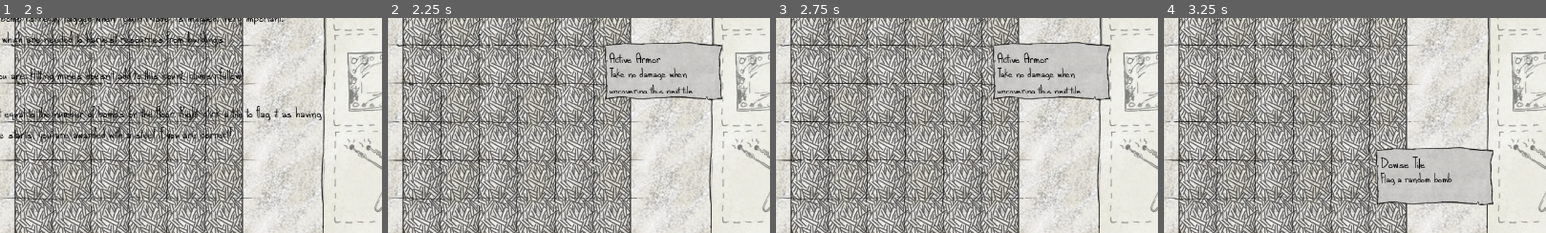
Above: before the commit, frames 1-4 (left to right).
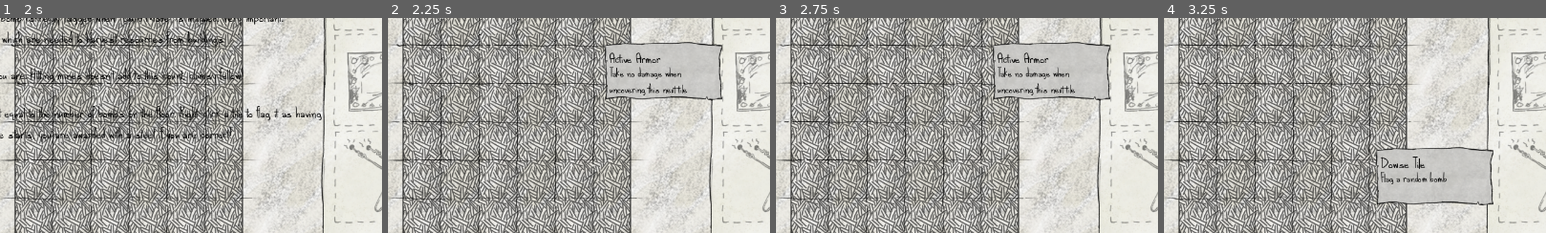
Above: after the commit, the same moments.

Repository: e-lain/MinesweeperDwarves
Game: Godot game, scene res://Title.tscn
Two runs of this game, one before a commit and one after it. Both use one fixed random seed, a clock stepped at 60 frames per second and the inputs below.
Inputs (mouse positions are % of the whole screen's width and height, from its top left):
- Up to frame 1 (2 s): click "START" at 0.5 s; tap H at 1.25 s; move the mouse to (79, 18) at 1.27 s; press the mouse at (79, 18) at 1.28 s
- Up to frame 2 (2.25 s): tap H at 2 s; move the mouse to (79, 40) at 2.02 s; release the mouse at (79, 40) at 2.03 s; right-click (79, 40) at 2.1 s; click (79, 40) at 2.17 s
- Up to frame 3 (2.75 s): no input
- Up to frame 4 (3.25 s): tap H at 2.75, 2.85 s; move the mouse to (79, 63) at 2.77 s; click (79, 63) at 2.92 s
The pictures show only the part of the screen within x 29-79%, y 26-76%; the shares and areas given below are measured in that part.

Frame 1 is identical in both runs. In frame 2, 0.7% of the frame differs, in the area x 58-80%, y 22-36%; in frame 3, 0.7%; in frame 4, 0.3%.

Commit message:
Collection UI Effect and sfx and fix popup problems

Diff:
--- a/Buildings/BaseBuilding.gd
+++ b/Buildings/BaseBuilding.gd
@@ -4,6 +4,8 @@
 @export var type: BuildingData.Type
 @onready var sprite: Sprite2D = $Sprite2D
 var building_placement_material: ShaderMaterial = preload("res://Shaders/InvalidBuildingPlacement.tres")
+
+const collection_prefab: PackedScene = preload("res://UI/collection_effect.tscn")
 
 
 const TILE_SIZE = 64
@@ -57,3 +59,9 @@
 			get_parent().placing = false
 			get_parent().get_parent().help_text_is_overriden = false
 			queue_free()
+
+func play_collection_animation(lifespan_seconds: float, icon_path: String):
+	var instance = collection_prefab.instantiate()
+	add_child(instance)
+	instance.init(type, lifespan_seconds, icon_path)
+	instance.global_position = global_position + (Vector2(TILE_SIZE, TILE_SIZE) * size / 2.0) + Vector2(0, -16)
--- a/Main.gd
+++ b/Main.gd
@@ -74,6 +74,8 @@
 	b.mine_animation_complete.connect(on_mine_animation_complete)
 	b.wonder_placed.connect(on_wonder_placed)
 	b.workshop_placed.connect(on_workshop_placed)
+	b.on_building_collection_complete.connect(on_building_collection_complete)
+	b.on_minesweeper_collection_complete.connect(on_minesweeper_collection_complete)
 	boards.push_back(b)
 
 # Called when the node enters the scene tree for the first time.
@@ -197,8 +199,6 @@
 
 func _on_next_floor_btn_pressed():
 	get_current_board().collect_resources()
-	# TODO: animate this
-	on_resource_collection_complete()
 
 func on_resource_collection_complete():
 	next_level()
@@ -250,3 +250,9 @@
 
 func _on_end_level_btn_mouse_exited():
 	help_text_is_overriden = false
+
+func on_building_collection_complete():
+	on_resource_collection_complete()
+
+func on_minesweeper_collection_complete():
+	on_resource_collection_complete()
--- a/Main.tscn
+++ b/Main.tscn
@@ -505,10 +505,10 @@
 rotation = -0.0227148
 
 [node name="PopulationBox" parent="CanvasLayer/MineHitPopup" index="2"]
-offset_left = 74.7352
-offset_top = 62.1503
-offset_right = 110.735
-offset_bottom = 84.1503
+offset_left = 74.4726
+offset_top = 73.7105
+offset_right = 125.473
+offset_bottom = 108.71
 
 [node name="HelpOverlayBuild" type="Control" parent="CanvasLayer"]
 visible = false
--- a/Sound/sound_manager.gd
+++ b/Sound/sound_manager.gd
@@ -12,6 +12,8 @@
 @export var crane_sounds: Array[AudioStream]
 @export var armor_sounds: Array[AudioStream]
 @export var dowse_sounds: Array[AudioStream]
+
+@export var collection_sounds: Array[AudioStream]
 
 
 @onready var sfx_player = $SFXPlayer
@@ -53,3 +55,6 @@
 
 func play_dowse():
 	play_sound(dowse_sounds.pick_random())
+
+func play_collection():
+	play_sound(collection_sounds.pick_random())
--- a/Sound/sound_manager.tscn
+++ b/Sound/sound_manager.tscn
@@ -24,6 +24,7 @@
 [ext_resource type="AudioStream" uid="uid://cda1lqiy5lexo" path="res://Sound/Blacksmith 1_3.wav" id="18_a61du"]
 [ext_resource type="AudioStream" uid="uid://bfhofi4dgsd7w" path="res://Sound/Harp_hit_1.wav" id="22_dj5af"]
 [ext_resource type="AudioStream" uid="uid://d04iwwpld6nun" path="res://Sound/Harp_hit_2.wav" id="23_1nlk5"]
+[ext_resource type="AudioStream" uid="uid://dgphkqyc88vy1" path="res://Sound/Rock Debris/Rock Debris Small 01.wav" id="24_h2xa6"]
 
 [node name="SoundManager" type="Node"]
 process_mode = 3
@@ -38,6 +39,7 @@
 crane_sounds = Array[AudioStream]([ExtResource("12_r3po4"), ExtResource("13_4miv5")])
 armor_sounds = Array[AudioStream]([ExtResource("14_bhybm"), ExtResource("17_1qpwp"), ExtResource("18_a61du"), ExtResource("15_80aeb")])
 dowse_sounds = Array[AudioStream]([ExtResource("22_dj5af"), ExtResource("23_1nlk5")])
+collection_sounds = Array[AudioStream]([ExtResource("24_h2xa6")])
 
 [node name="BGMPlayer" type="AudioStreamPlayer" parent="."]
 stream = ExtResource("2_vv6po")
--- /dev/null
+++ b/UI/CollectionEffect.gd
@@ -0,0 +1,35 @@
+extends Control
+
+
+@onready var image = $TextureRect
+@onready var outline = $TextureRect2
+@onready var label = $Label
+
+var lifespan_seconds:= 1.0
+@export var speed = 5.0
+
+var start_time
+
+func _ready():
+	start_time = Time.get_ticks_msec()
+
+func init(type: BuildingData.Type, lifespan: float, icon_path: String):
+	lifespan_seconds = lifespan
+	var data = BuildingData.data[type]
+	var img = load(icon_path)
+	image.texture = img
+	outline.texture = img
+	if data["stone_cost"] < 0:
+		label.text = "+" + str(-data["stone_cost"])
+	if data["steel_cost"] < 0:
+		label.text = "+" + str(-data["steel_cost"])
+	if data["population_cost"] < 0:
+		label.text = "+" + str(-data["population_cost"])
+
+func _process(delta):
+	var t = (Time.get_ticks_msec() - start_time) / (lifespan_seconds * 1000.0)
+	global_position.y -= delta * speed
+	modulate.a = 1 - t
+
+	if t >= 1:
+		queue_free()
--- /dev/null
+++ b/UI/collection_effect.tscn
@@ -0,0 +1,40 @@
+[gd_scene load_steps=4 format=3 uid="uid://bqsniqcpm3p3g"]
+
+[ext_resource type="Script" path="res://UI/CollectionEffect.gd" id="1_1s7na"]
+[ext_resource type="Theme" uid="uid://b6iv3a38m6uhb" path="res://UI.tres" id="2_0i7kr"]
+[ext_resource type="Texture2D" uid="uid://du5p0tvlhojks" path="res://Assets/UI/PopIcon.png" id="3_tbs5j"]
+
+[node name="CollectionEffect" type="Control"]
+layout_mode = 3
+anchors_preset = 0
+script = ExtResource("1_1s7na")
+speed = 60.0
+
+[node name="Label" type="Label" parent="."]
+layout_mode = 0
+offset_left = -31.0
+offset_top = -20.0
+offset_right = 9.0
+offset_bottom = 19.0
+theme = ExtResource("2_0i7kr")
+theme_override_colors/font_color = Color(0, 0, 0, 1)
+theme_override_colors/font_shadow_color = Color(1, 1, 1, 1)
+theme_override_font_sizes/font_size = 36
+text = "+5"
+
+[node name="TextureRect2" type="TextureRect" parent="."]
+layout_mode = 0
+offset_left = -19.0
+offset_top = -35.0
+offset_right = 43.0
+offset_bottom = 27.0
+texture = ExtResource("3_tbs5j")
+
+[node name="TextureRect" type="TextureRect" parent="."]
+modulate = Color(0, 0, 0, 1)
+layout_mode = 0
+offset_left = -17.0
+offset_top = -33.0
+offset_right = 40.0
+offset_bottom = 24.0
+texture = ExtResource("3_tbs5j")
--- a/UI/popup.tscn
+++ b/UI/popup.tscn
@@ -9,7 +9,7 @@
 
 [node name="Popup" type="NinePatchRect"]
 offset_right = 200.0
-offset_bottom = 100.0
+offset_bottom = 107.0
 theme = ExtResource("1_u8v58")
 texture = ExtResource("1_ohmxe")
 patch_margin_left = 7
@@ -36,16 +36,16 @@
 offset_left = 10.0
 offset_top = 40.0
 offset_right = 188.0
-offset_bottom = 88.0
-theme_override_font_sizes/normal_font_size = 28
+offset_bottom = 97.0
+theme_override_font_sizes/normal_font_size = 26
 text = "Grants 3 Population"
 scroll_active = false
 
 [node name="Costs" type="HBoxContainer" parent="."]
 layout_mode = 0
-offset_left = 60.0
+offset_left = 46.0
 offset_top = 65.0
-offset_right = 192.0
+offset_right = 193.0
 offset_bottom = 105.0
 theme_override_constants/separation = 6
 alignment = 2
--- a/board.gd
+++ b/board.gd
@@ -1,9 +1,13 @@
 extends Node2D
 class_name Board
 
+signal on_minesweeper_collection_complete
+signal on_building_collection_complete
 signal mine_animation_complete
 signal wonder_placed
 signal workshop_placed
+
+@export var collection_lifespan_seconds: float = 1.5
 
 @export var grid_line_prefab: PackedScene = preload("res://Prefabs/GridLine.tscn")
 @onready var tilemap: TileMap = $TileMap
@@ -246,6 +250,8 @@
 				if tile.has_building and !tiles_to_collect_from.has(tile.building_id):
 					tiles_to_collect_from[tile.building_id] = tile
 
+
+	var collected_resources = false
 	for tile_id in tiles_to_collect_from.keys():
 		var adjacent_type = buildings_by_id[tile_id].type
 		var data = BuildingData.data[adjacent_type]
@@ -257,13 +263,29 @@
 		# TODO - animate this
 		if stone_cost < 0: # negative costs are resource gains
 			get_parent().stone -= stone_cost
+			buildings_by_id[tile_id].play_collection_animation(collection_lifespan_seconds, "res://Assets/UI/StoneIcon.png")
+			collected_resources = true
 
 		if population_cost < 0:
 			get_parent().population -= population_cost
+			buildings_by_id[tile_id].play_collection_animation(collection_lifespan_seconds, "res://Assets/UI/PopIcon.png")
+			collected_resources = true
 
 		if steel_cost < 0:
 			get_parent().steel -= steel_cost
-
+			buildings_by_id[tile_id].play_collection_animation(collection_lifespan_seconds, "res://Assets/UI/steeldownscaledicon.png")
+			collected_resources = true
+
+	if collected_resources:
+		var timer = get_tree().create_timer(collection_lifespan_seconds)
+		timer.timeout.connect(building_collection_complete)
+		SoundManager.play_collection()
+
+func building_collection_complete():
+	on_building_collection_complete.emit()
+
+func minesweeper_collection_complete():
+	on_minesweeper_collection_complete.emit()
 
 func clear_tile(tile: BoardTile):
 	if tile.is_flagged:
--- a/board.tscn
+++ b/board.tscn
@@ -6,6 +6,7 @@
 
 [node name="board" type="Node2D"]
 script = ExtResource("1_ux0p3")
+collection_lifespan_seconds = 2.0
 
 [node name="TextureRect" type="TextureRect" parent="."]
 z_index = -1
--- a/default_bus_layout.tres
+++ b/default_bus_layout.tres
@@ -5,7 +5,7 @@
 bus/1/solo = false
 bus/1/mute = false
 bus/1/bypass_fx = false
-bus/1/volume_db = -3.32682
+bus/1/volume_db = -1.71701
 bus/1/send = &"Master"
 bus/2/name = &"SFX"
 bus/2/solo = false
Not shown: 1 places in Main.tscn that only renumber resources
Not shown: 1 places in Sound/sound_manager.tscn that only renumber resources
Not shown: 1 places in Title.tscn that only renumber resources
Not shown, changed: Sound/Harp_hit_1.wav
Not shown, changed: Sound/Harp_hit_2.wav
